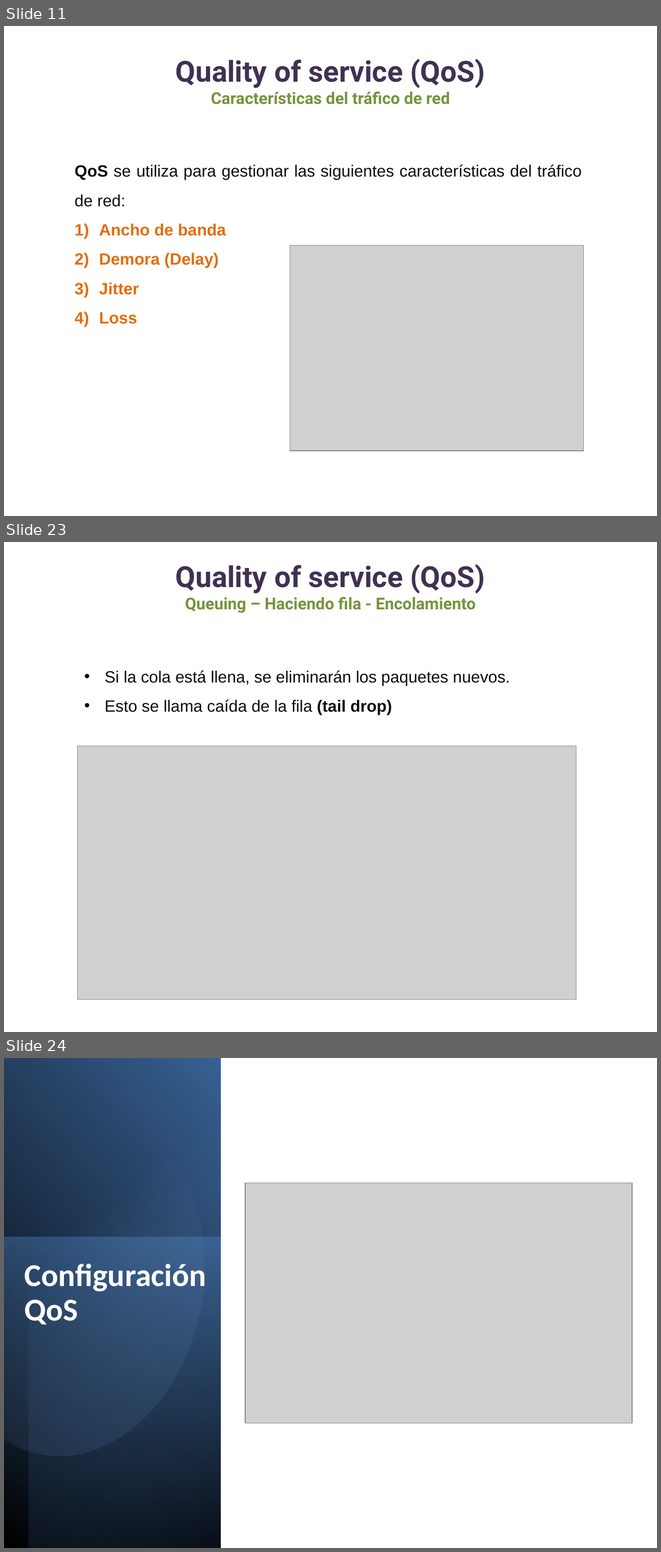
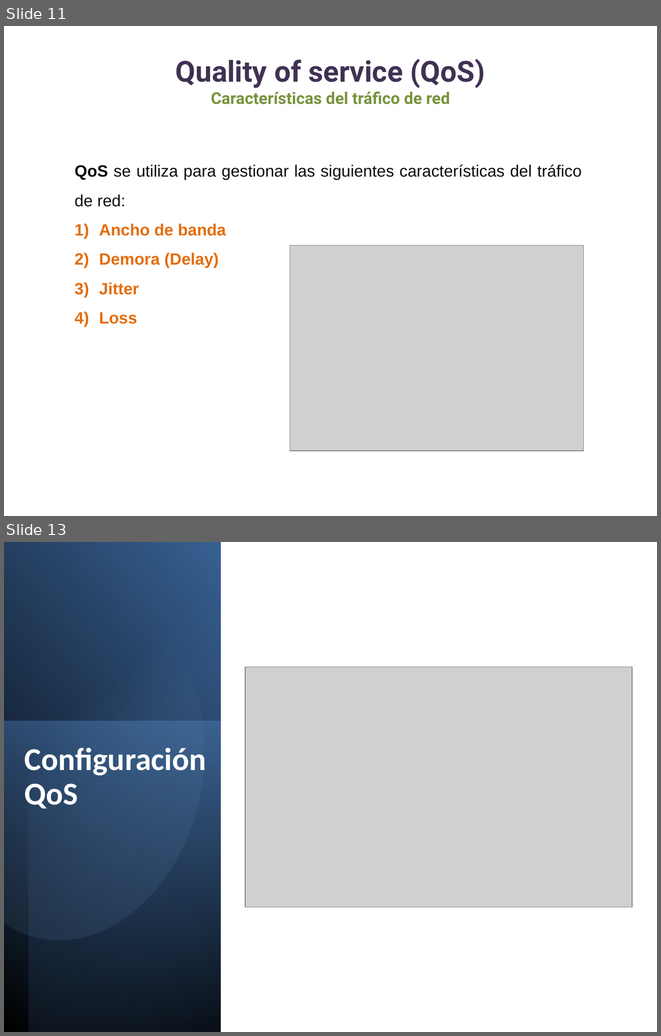
Before and after one commit to lizetheP/WAN, a slide deck: Calendario2025/Presentaciones/13_QoS.pptx. Shown one above the other, each under a label of ours: slides 11, 23 and 24 before the commit, slides 11 and 13 after it; the slides between them are not shown. The pictures are 661x1552 and 661x1036 pixels, drawn with LibreOffice and Linux fonts; fonts in the diff are those of the drawing; grey boxes stand for pictures. Boxes give left, top, right and bottom in pixels: in the first picture for what was removed or moved away, otherwise in the second. Text is boxed around its words. In the diff, an @@ line names an element or a change of style, - is before the commit and + after.

```diff
--- a/Calendario2025/Presentaciones/13_QoS.pptx
+++ b/Calendario2025/Presentaciones/13_QoS.pptx
@@ slide 23 removed at (4, 542, 657, 1032), background #FFFFFF @@
@@ text removed at (176, 564, 485, 613) @@
-Quality of service (QoS)
-Queuing – Haciendo fila - Encolamiento
@@ text removed at (105, 670, 510, 715) @@
-• Si la cola está llena, se eliminarán los paquetes nuevos.
-• Esto se llama caída de la fila (tail drop)
@@ picture removed at (77, 746, 576, 999) @@
@@ what was slide 24 is now slide 13 @@
```
Also in this commit, not shown: 8 slides changed, 10 other slides removed, 29 other files.
